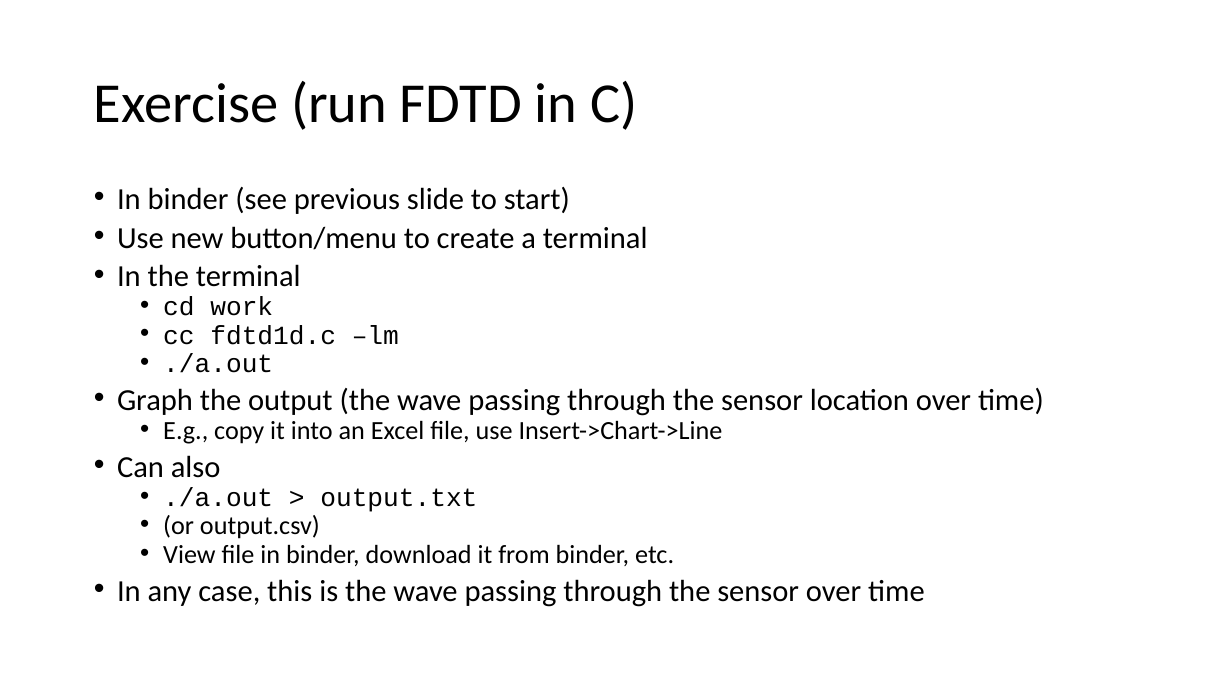
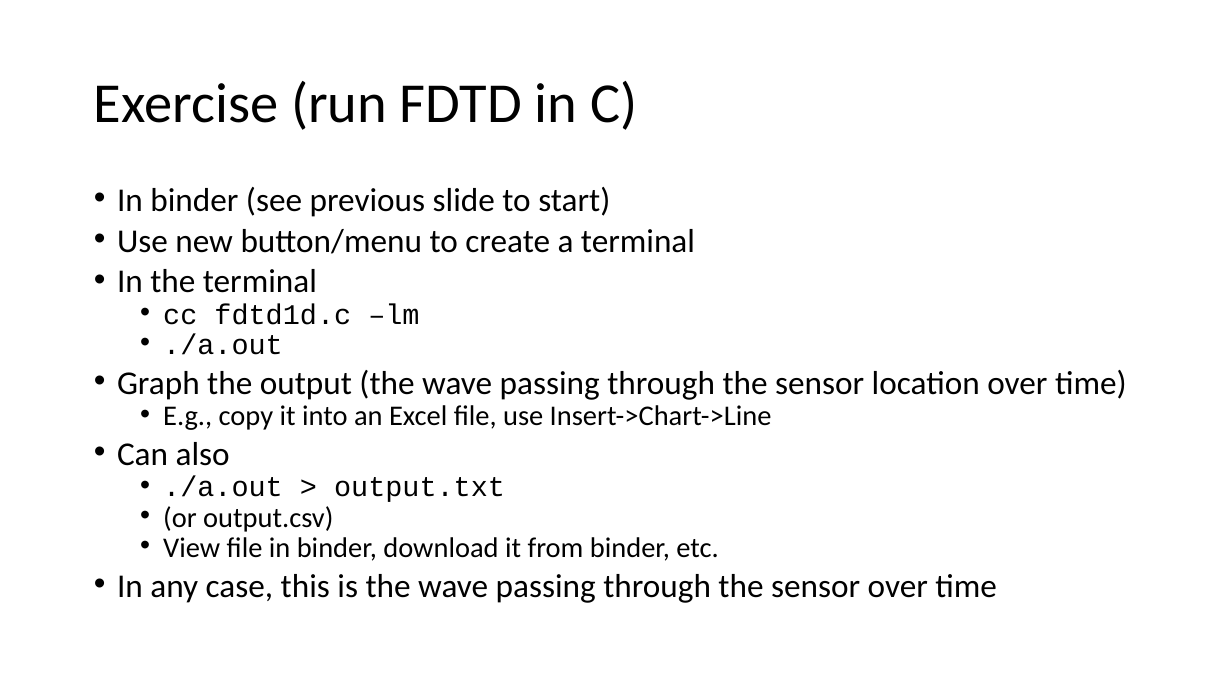
Before and after one commit to danielskatz/repro-fdtd1d, a slide deck: slide 16 of comp-repro.pptx. Drawn at 1232x693 pixels with LibreOffice and Linux fonts; fonts in the diff are those of the drawing. Boxes give left, top, right and bottom in pixels: in the first picture for what was removed or moved away, otherwise in the second. Text is boxed around its words. In the diff, an @@ line names an element or a change of style, - is before the commit and + after.

```diff
--- a/comp-repro.pptx
+++ b/comp-repro.pptx
@@ text "In binder (see previous slide ..." at [117, 187, 1127, 603]: size 23.8 to 25.9 pt in "In binder (see previous slide to start)", "Use new button/menu to create a terminal", "In the terminal", "Graph the output (the wave passing through ..." and 2 more places; size 20.4 to 22.2 pt in "cc fdtd1d.c –lm", "./a.out", "E.g., copy it into an Excel file, ...", "./a.out > output.txt" and 2 more places @@
@@ text at [163, 297, 273, 316]: paragraph removed @@
-  • cd work
```
Also in this commit, not shown: 3 other slides changed.
